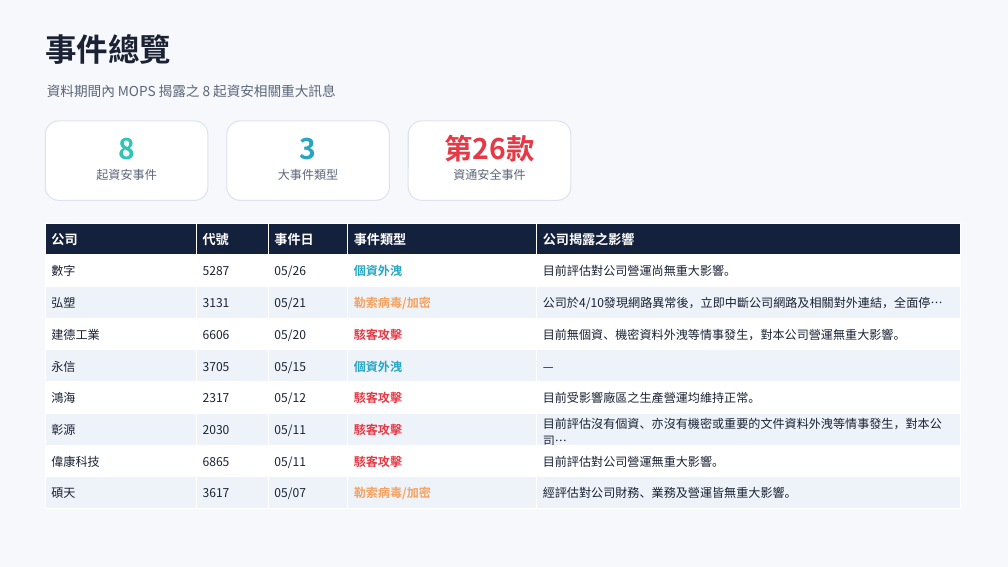
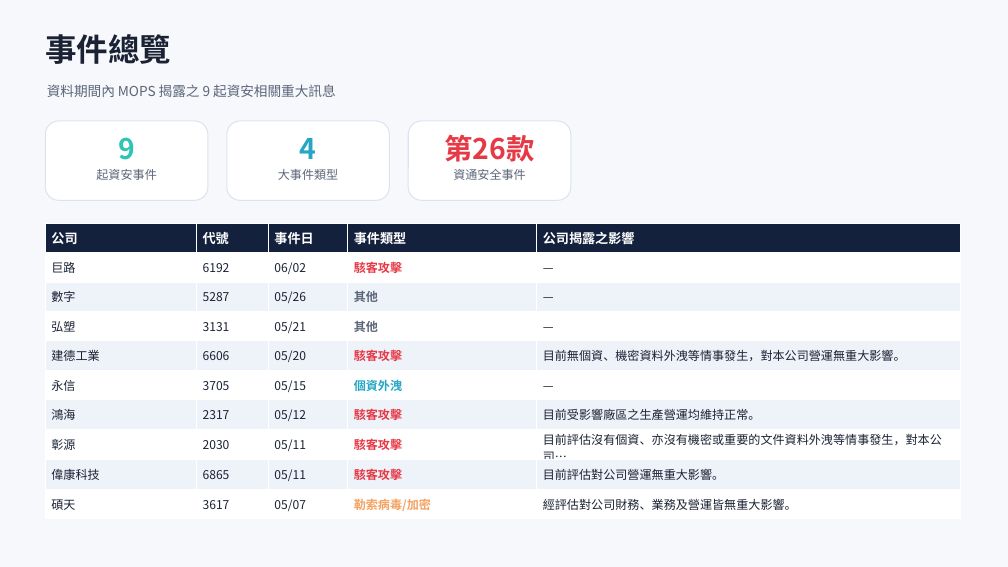
Before and after one commit to Johnnylin77/mops-isec-monitor, a slide deck: slide 2 of 資安事件因應分析.pptx. Drawn at 1008x567 pixels with LibreOffice and Linux fonts; fonts in the diff are those of the drawing. Boxes give left, top, right and bottom in pixels: in the first picture for what was removed or moved away, otherwise in the second. Text is boxed around its words. In the diff, an @@ line names an element or a change of style, - is before the commit and + after.

```diff
--- a/資安事件因應分析.pptx
+++ b/資安事件因應分析.pptx
@@ text at bbox=[118, 137, 135, 160]: text changed @@
-8
+9
@@ text at bbox=[300, 138, 317, 159]: text changed @@
-3
+4
@@ table at bbox=[45, 223, 960, 518] @@
-row 2: 數字 | 5287 | 05/26 | 個資外洩 | 目前評估對公司營運尚無重大影響。
-row 3: 弘塑 | 3131 | 05/21 | 勒索病毒/加密 | 公司於4/10發現網路異常後，立即中斷公司網路及相關對外連結，全面停…
+row 2: 巨路 | 6192 | 06/02 | 駭客攻擊 | —
+row 3: 數字 | 5287 | 05/26 | 其他 | —
+row 4: 弘塑 | 3131 | 05/21 | 其他 | —
```
Also in this commit, not shown: 5 other slides changed, 1 slide added, 2 other files.
